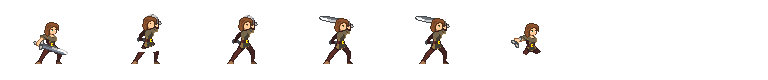
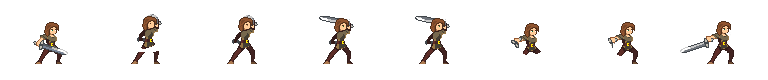
Layer changes from the first w=768, h=80 image to the second:
painted on "Layer" over (608, 21, 734, 64)
